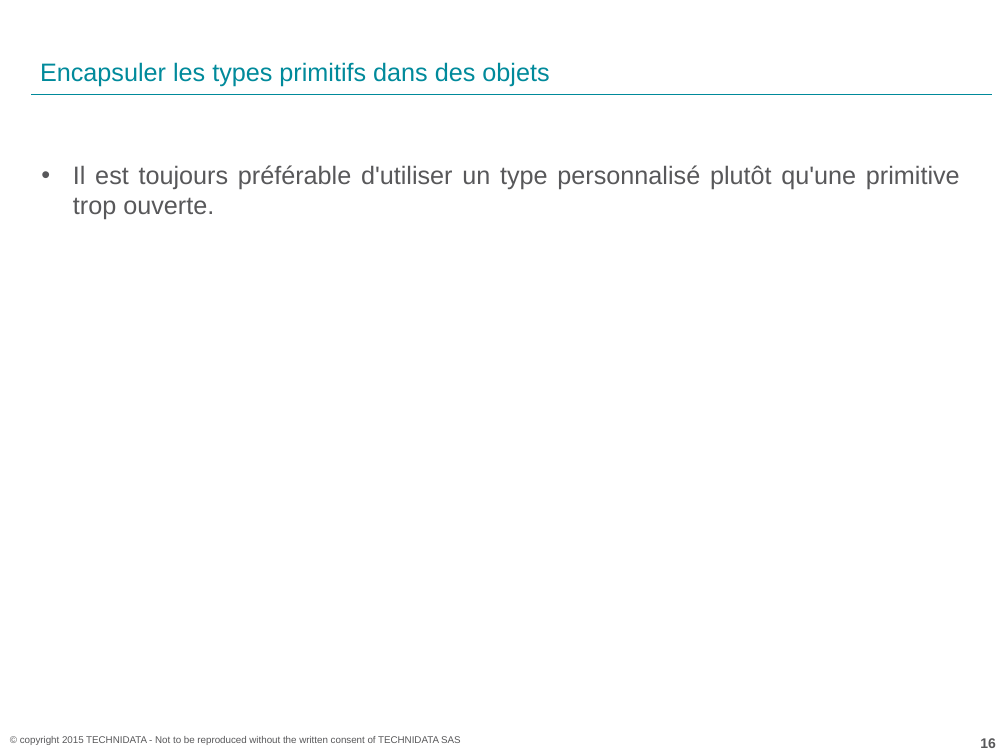
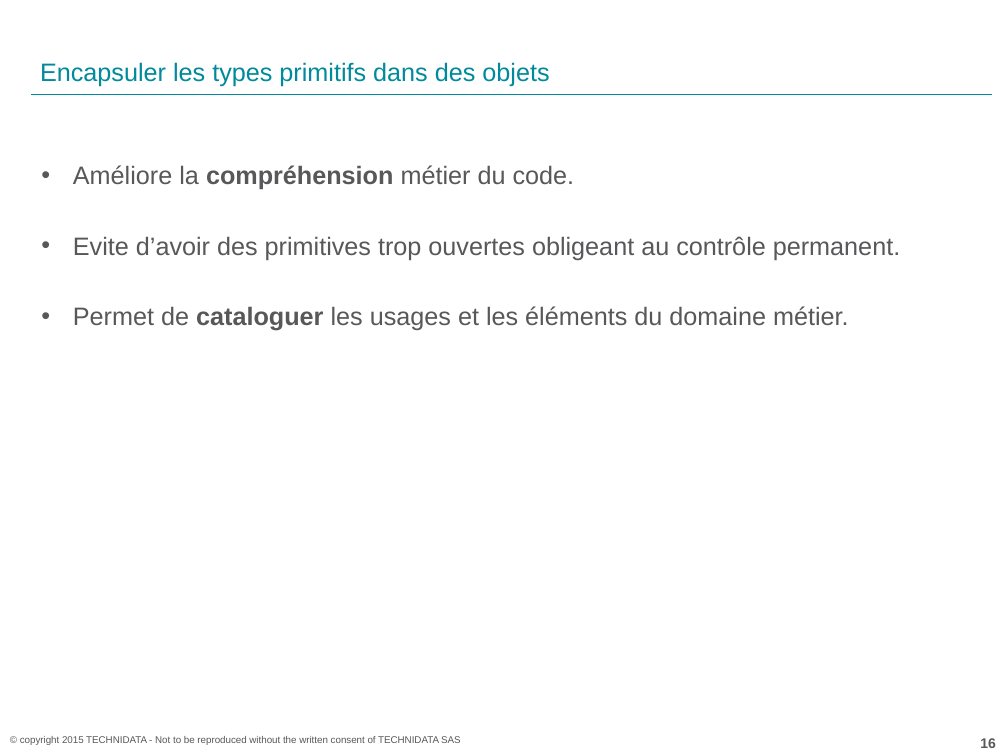
Before and after one commit to acoudene/ObjectCalisthenics, a slide deck: slide 16 of ObjectCalisthenics.pptx. Drawn at 1008x756 pixels with LibreOffice and Linux fonts; fonts in the diff are those of the drawing; background and template pictures are left out. Boxes give left, top, right and bottom in pixels: in the first picture for what was removed or moved away, otherwise in the second. Text is boxed around its words. In the diff, an @@ line names an element or a change of style, - is before the commit and + after.

```diff
--- a/ObjectCalisthenics.pptx
+++ b/ObjectCalisthenics.pptx
@@ text at <box>73,165,900,331</box>: text changed @@
-• Il est toujours préférable d'utiliser un type personnalisé plutôt qu'une primitive trop ouverte.
+• Améliore la compréhension métier du code.
+• Evite d’avoir des primitives trop ouvertes obligeant au contrôle permanent.
+• Permet de cataloguer les usages et les éléments du domaine métier.
```
Also in this commit, not shown: 21 other slides changed.
